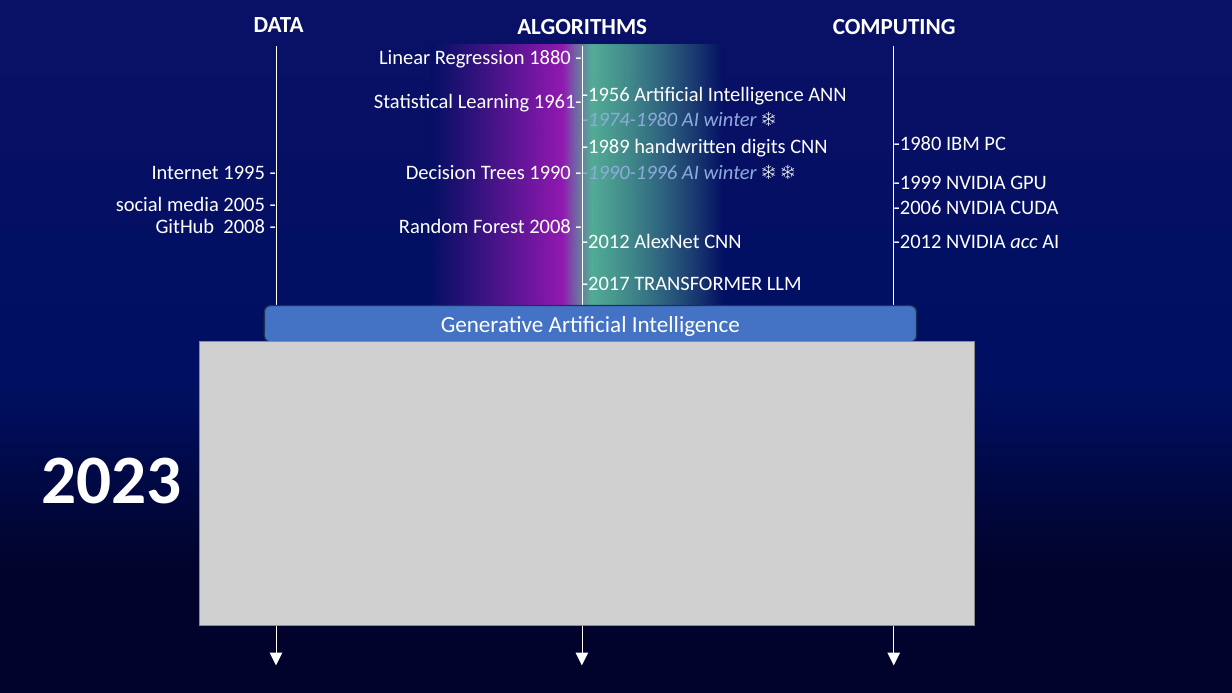
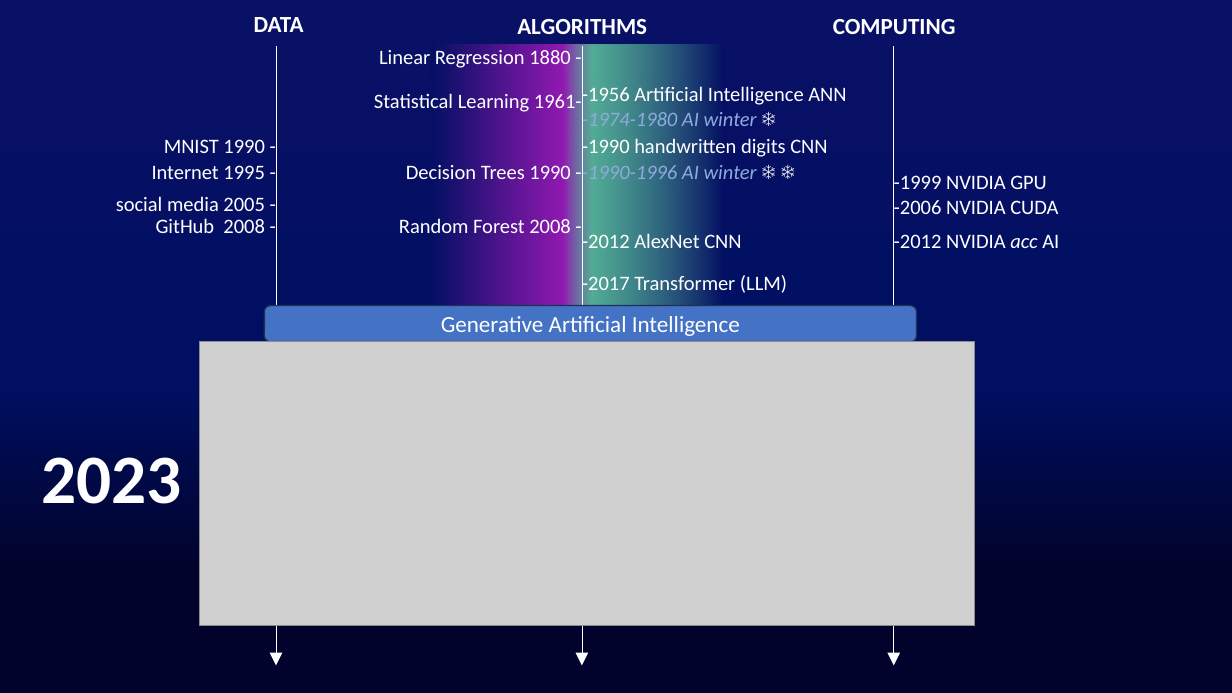
Before and after one commit to Fpadt/AI, a slide deck: slide 11 of pptx/pptx.pptm (slide 19 before the commit). Drawn at 1232x693 pixels with LibreOffice and Linux fonts; fonts in the diff are those of the drawing; grey boxes stand for pictures. Boxes give left, top, right and bottom in pixels: in the first picture for what was removed or moved away, otherwise in the second. Text is boxed around its words. In the diff, an @@ line names an element or a change of style, - is before the commit and + after.

```diff
--- a/pptx/pptx.pptm
+++ b/pptx/pptx.pptm
@@ text added at (164, 139, 264, 153), 16 pt, text #FFFFFF @@
+MNIST 1990 -
@@ text at (582, 136, 827, 159): text changed @@
--1989 handwritten digits CNN
+-1990 handwritten digits CNN
@@ text removed at (894, 136, 1006, 150) @@
--1980 IBM PC
@@ text at (582, 273, 787, 296): text changed @@
--2017 TRANSFORMER LLM
+-2017 Transformer (LLM)
```
Also in this commit, not shown: 9 other slides changed, 11 slides added, 8 slides removed.
